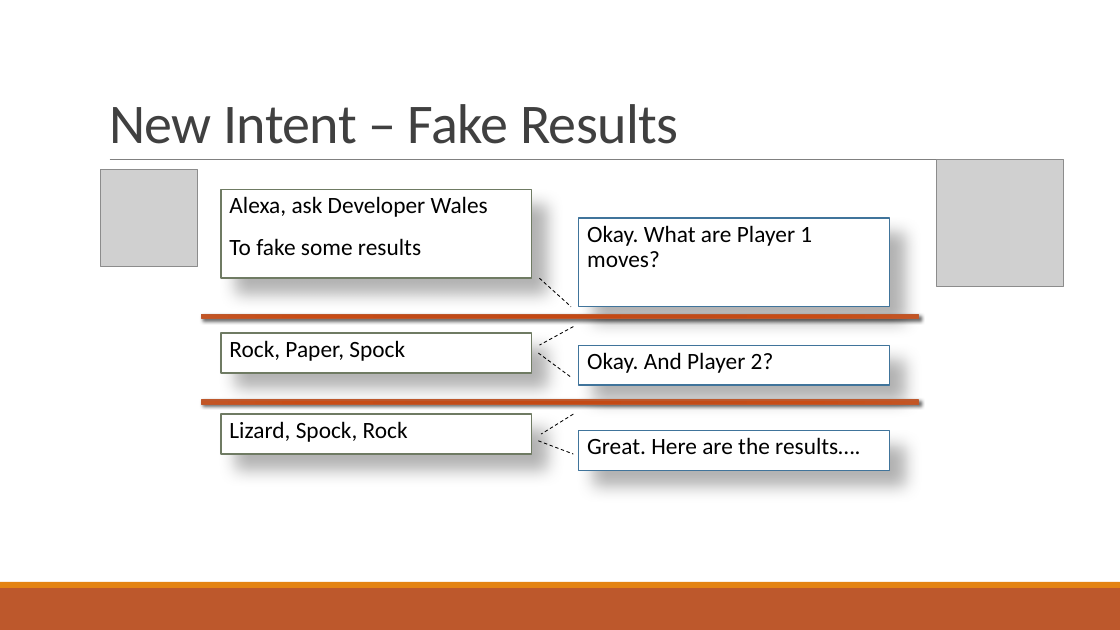
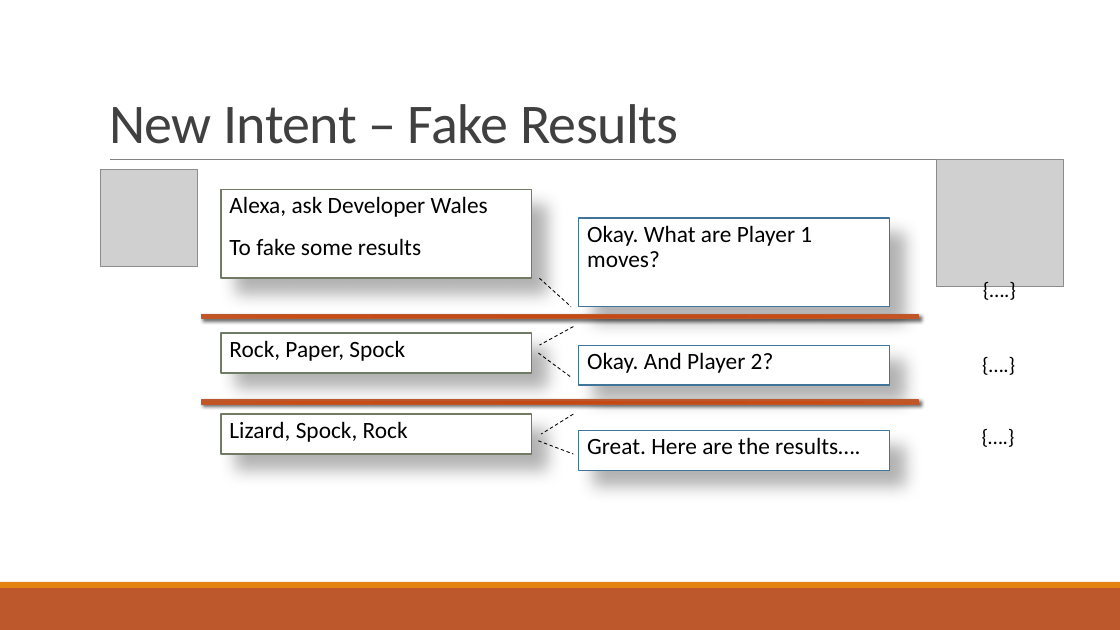
Before and after one commit to stoiveyp/DDDWales2018, a slide deck: slide 19 of Presentation/VoiceAndMore.pptx (slide 18 before the commit). Drawn at 1120x630 pixels with LibreOffice and Linux fonts; fonts in the diff are those of the drawing; grey boxes stand for pictures. Boxes give left, top, right and bottom in pixels: in the first picture for what was removed or moved away, otherwise in the second. Text is boxed around its words. In the diff, an @@ line names an element or a change of style, - is before the commit and + after.

```diff
--- a/Presentation/VoiceAndMore.pptx
+++ b/Presentation/VoiceAndMore.pptx
@@ text added at (975,273,1025,307), 18 pt, text #000000 @@
+{….}
@@ text added at (974,347,1024,381), 18 pt, text #000000 @@
+{….}
@@ text added at (974,420,1024,454), 18 pt, text #000000 @@
+{….}
```
Also in this commit, not shown: 3 other slides changed, 2 slides added.
